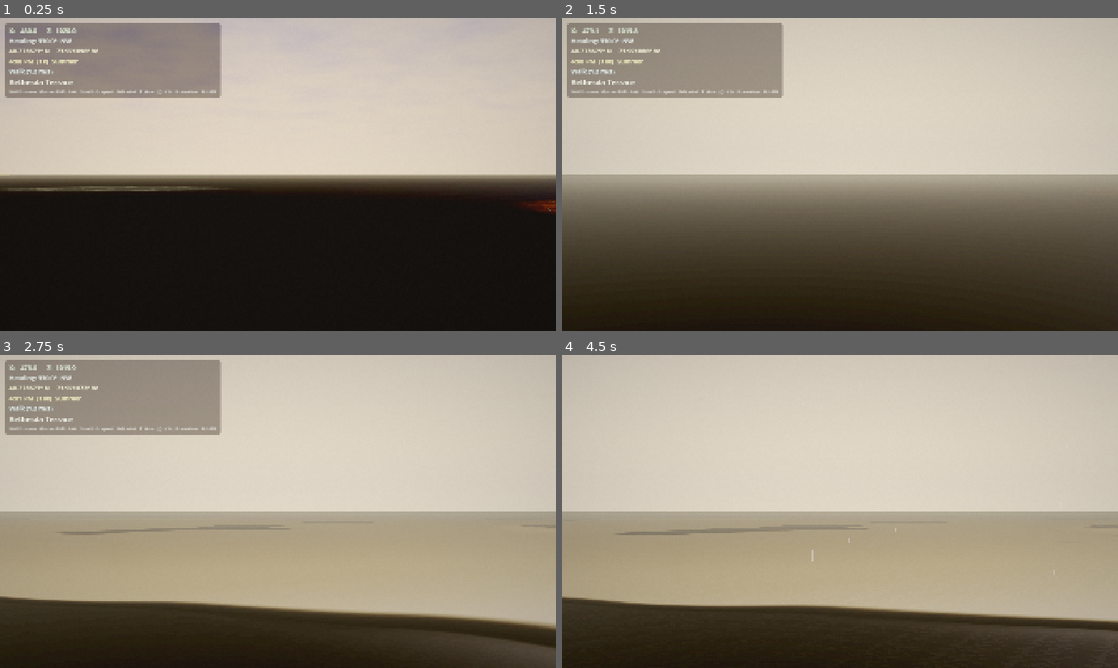
Above: before the commit, frames 1-4 (two rows, left to right).
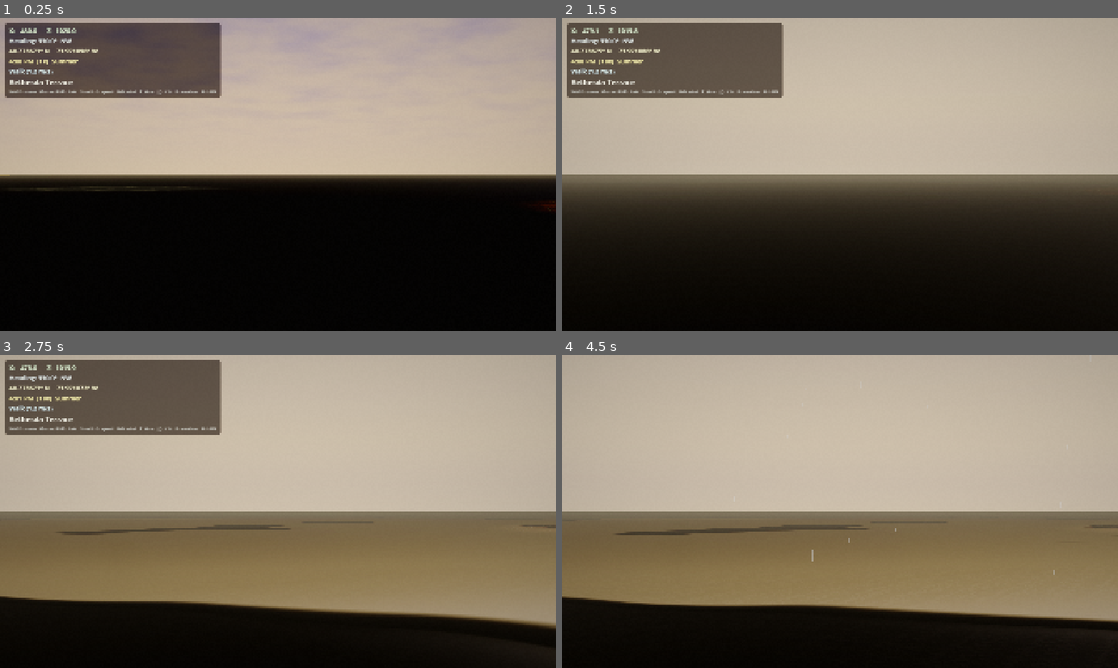
Above: after the commit, the same moments.

Repository: Central-Park-Walk/central-park-walk
Game: Godot game, scene res://main.tscn
The game is run twice, just before and just after one commit, with the same random seed, the same clock (stepped at 60 frames per second) and the same inputs.
Inputs (mouse positions are in pixels of both pictures, inside the frame that each line leads up to):
- Up to frame 1 (0.25 s): no input
- Up to frame 2 (1.5 s): tap Enter at 0.5 s; move the mouse to (962, 158) at 0.52 s; hold D 0.53-1.28 s; tap T at 0.6 s; click (962, 158) at 0.67 s; tap Space at 1.25 s; move the mouse to (728, 190) at 1.27 s; hold S from 1.28 s (still down); tap P at 1.35 s
- Up to frame 3 (2.75 s): move the mouse to (333, 442) at 2.02 s; release S at 2.03 s; hold D from 2.03 s (still down); tap G at 2.1 s
- Up to frame 4 (4.5 s): move the mouse to (812, 574) at 2.77 s; release D at 2.78 s; hold W 2.78-3.53 s; tap H at 2.85 s; click (812, 574) at 2.92 s; move the mouse to (1006, 558) at 3.52 s; hold A from 3.53 s (still down); tap 9 at 3.6 s; move the mouse to (673, 464) at 4.27 s; tap 0 at 4.35 s

The runs differ from the first frame. In frame 1, 54% of the frame differs, in the area x 0-100%, y 0-63%; in frame 2, 87%; in frame 3, 88%, in the area x 0-100%, y 1-100%; in frame 4, 84%.

Commit message:
Pull back fog and tonemap: fix milky washed-out look
Aerial fog was too high (0.30-0.35), hazing everything including nearby
objects. Reduced to 0.18-0.20 so haze only affects distant objects like
EGTTR. Tonemap c/(c+0.2)*1.2 was too gentle — lifted shadows into milky
range. New curve c*(c+0.10)/(c²+c*0.10+0.12)*1.10 sits between the old
hard S-curve and the too-soft Reinhard, giving defined but uncrushed shadows.

Co-Authored-By: Claude Opus 4.6 (1M context) <noreply@anthropic.com>

Diff:
--- a/main.gd
+++ b/main.gd
@@ -1175,7 +1175,7 @@
 		"fog_energy":     0.45,
 		"fog_scatter":    0.18,
 		"fog_density":    0.0005,   # golden hour haze — buildings fade into warm atmosphere
-		"fog_aerial":     0.30,     # atmospheric depth — haze does the depth work (EGTTR-style)
+		"fog_aerial":     0.18,     # gentle atmospheric depth
 		"fog_sky_affect": 0.30,
 		"sun_energy":     0.90,
 		"sun_color":      Color(1.0, 0.75, 0.50),    # warm but not deep amber
@@ -1213,7 +1213,7 @@
 		"fog_energy":     0.5,
 		"fog_scatter":    0.06,
 		"fog_density":    0.0004,   # NYC has noticeable daytime haze — buildings fade at distance
-		"fog_aerial":     0.35,     # atmospheric scattering — distant objects fade into haze (EGTTR-style)
+		"fog_aerial":     0.20,     # atmospheric scattering on distant objects
 		"fog_sky_affect": 0.30,
 		"sun_energy":     0.95,
 		"sun_color":      Color(0.95, 0.92, 0.85),
@@ -1253,7 +1253,7 @@
 		"fog_energy":     0.45,
 		"fog_scatter":    0.18,
 		"fog_density":    0.0005,   # golden hour atmospheric haze
-		"fog_aerial":     0.30,     # atmospheric depth — haze creates distance (EGTTR-style)
+		"fog_aerial":     0.18,     # gentle atmospheric depth
 		"fog_sky_affect": 0.30,
 		"sun_energy":     0.95,    # strong low sun but not overblown
 		"sun_color":      Color(1.0, 0.72, 0.45),     # warm golden, not deep amber
--- a/shaders/color_grade.gdshader
+++ b/shaders/color_grade.gdshader
@@ -82,8 +82,8 @@
 	c.r -= red_excess * mix(0.15, 0.08, night_t);
 	c.g += red_excess * 0.04;
 
-	// Gentle filmic curve — retains shadow detail, soft highlight rolloff (EGTTR-style)
-	c = c / (c + 0.20) * 1.20;
+	// Soft filmic curve — defined shadows but no crushing, gentle highlight rolloff
+	c = c * (c + 0.10) / (c * c + c * 0.10 + 0.12) * 1.10;
 
 	// Saturation — restrained, naturalistic. EGTTR greens are muted olive, not vivid.
 	float lum2 = dot(c, vec3(0.2126, 0.7152, 0.0722));
